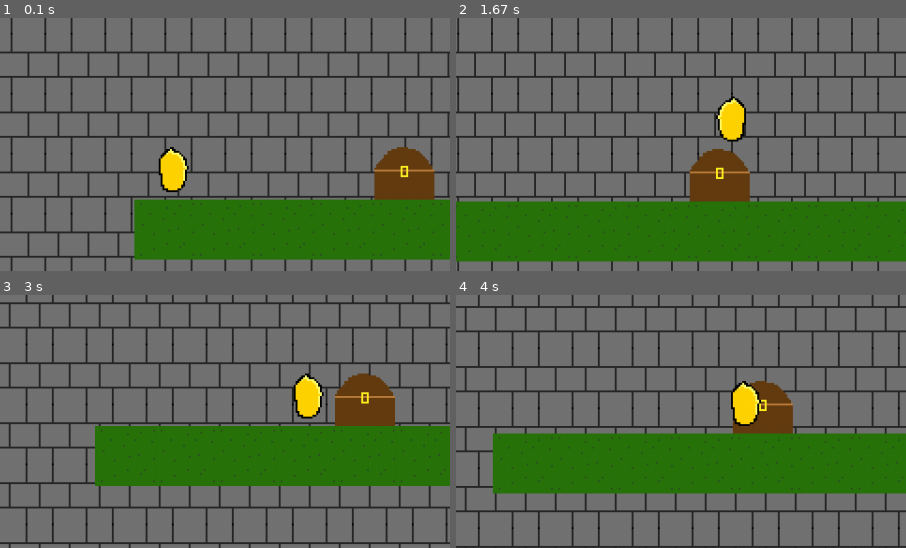
Above: before the commit, frames 1-4 (two rows, left to right).
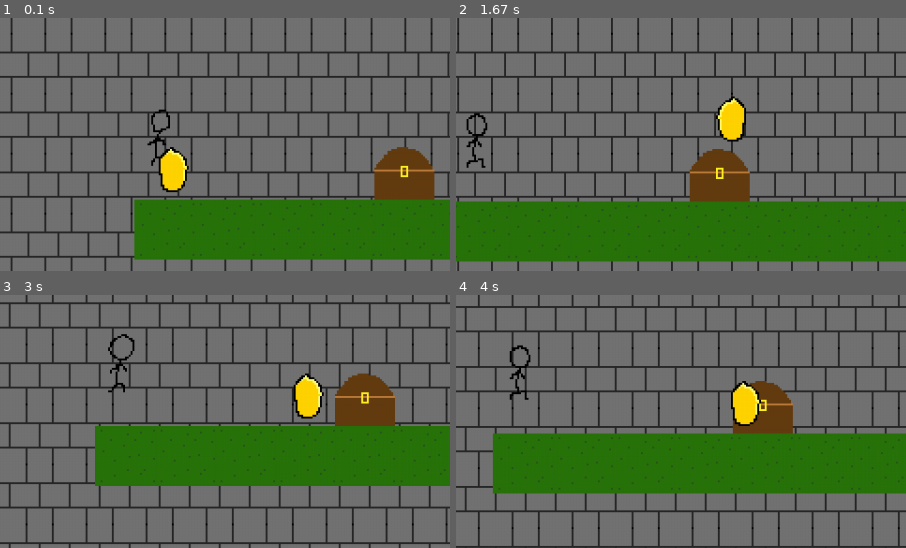
Above: after the commit, the same moments.

Repository: Firedan1176/Pygame-Platformer
Game: pygame game, started from game.py
The game is run twice, just before and just after one commit, with the same random seed, the same clock (stepped at 60 frames per second) and the same inputs.
Inputs:
- Up to frame 1 (0.1 s): no input
- Up to frame 2 (1.67 s): hold Right 0.33-0.8 s; hold Right 0.83-1.3 s; tap Space at 0.9, 1.2, 1.4 s; hold Left from 1.33 s (still down)
- Up to frame 3 (3 s): tap Space at 1.7, 1.97, 2.27, 2.4, 2.7 s; release Left at 1.87 s; hold Left 1.9-2.3 s; hold Right 2.33-2.97 s
- Up to frame 4 (4 s): tap E at 3, 3.98 s; hold Left 3.33-3.8 s; tap Space at 3.4, 3.7, 3.9 s; hold Right from 3.83 s (still down)
The pictures show only the part of the screen within x 21-71%, y 24-74%; the shares and areas given below are measured in that part.

The runs differ from the first frame. In frame 1, 0.3% of the frame differs, in the area x 32-38%, y 35-59%; in frame 2, 0.3%, in the area x 2-8%, y 37-60%; in frame 3, 0.3%; in frame 4, 0.3%.

Commit message:
Added sprite animations

Diff:
--- a/game.py
+++ b/game.py
@@ -25,7 +25,6 @@
 
 clock = pygame.time.Clock()
 
-
 #####Debug stuff here
 
 scene = loading.load("test_map02")
@@ -33,11 +32,17 @@
 chest = objects.getObjectsOfType(Chest)[0]
 chest._items = [Item("Potion"), Item("Potion"), Item("Book")]
 
+animTile = GameObject(z = 10, position = Vector2(0, 50))
+animTile.sprite = sprite2.loadSpriteAnimation("player_idle")
+animTile.play("player_idle")
 
 
 #####
 camera = Camera(15)
 camera.setTarget(player.getPlayer())
+
+fps_delay = 120 #Show fps every 2 seconds
+fps_delta = 0
 
 while True:
     inputcontrol.evaluate(pygame.event.get())
@@ -48,3 +53,10 @@
     display.blit(scaled_display, (0, 0))
     pygame.display.update()
     clock.tick(60)
+
+    #Show FPS
+    if fps_delta >= fps_delay:
+        fps_delta = 0
+        print("%0.2f" % clock.get_fps() + " FPS")
+
+    fps_delta += 1
--- a/graphics.py
+++ b/graphics.py
@@ -35,7 +35,7 @@
                 new_pos -= Vector2(self.position.x, -self.position.y) * obj.z
 
 
-                display.blit(obj.getSprite(), new_pos)
+                display.blit(obj.updateSprite(), new_pos)
 
     """Set the target of the camera to follow a GameObject"""
     def setTarget(self, obj):
--- a/objects.py
+++ b/objects.py
@@ -2,7 +2,7 @@
 from pygame.math import Vector2
 import utils
 import physics
-import sprites
+import sprite2
 import ui
 
 scene_gameobjects = []
@@ -20,6 +20,12 @@
         self.sprite = None
         self.color = None
 
+        self.isPlaying = False      #Is the sprite animation playing?
+        self.looping = True         #Is the sprite animation looping?
+        self.currentSprite = 0      #Current sprite to display
+        self.spriteSpeed = 0.2      #Playback rate of sprite animations
+        self.spriteUpdateDelta = 0  #Frame counter for skipping animation updates
+
         insertObject(self)
 
     def __str__(self):
@@ -49,8 +55,35 @@
         elif type(dx) == int and type(dy) == int:
             self.position += Vector2(dx,dy)
 
-    def getSprite(self):
+    """Updates the sprite on this GameObject and returns it."""
+    def updateSprite(self):
+        if self.isPlaying:
+            if self.currentSprite == len(self.sprite) - 1 and self.spriteUpdateDelta >= 1 / self.spriteSpeed:
+                if self.looping:
+                    self.currentSprite = 0
+                    self.spriteUpdateDelta = 0
+            elif self.spriteUpdateDelta >= 1 / self.spriteSpeed:
+                self.currentSprite += 1
+                self.spriteUpdateDelta = 0
+            else:
+                self.spriteUpdateDelta += 1
+            return self.sprite[self.currentSprite]
+        #Not a sprite list, just a single sprite
         return self.sprite
+
+    def play(self, animName):
+        animName = animName + "_anim"
+        if animName in sprite2.loadedSprites:
+            self.sprite = sprite2.loadedSprites[animName]
+        else:
+            raise Exception('Animation \'' + animName + '\' is not loaded yet but tried to play it')
+
+        self.isPlaying = True
+
+    def stop(self):
+        self.isPlaying = False
+
+
 
 """
 Object which has physics interactions
--- a/sprite2.py
+++ b/sprite2.py
@@ -10,7 +10,7 @@
         return loadedSprites[filename]
 
     try:
-        _surf = pygame.image.load(filename).convert_alpha()
+        _surf = pygame.image.load(filename + ".png").convert_alpha()
         if mode == "tile" and scale:
             trueSize = (int(scale[0]) // _surf.get_width(), int(scale[1]) // _surf.get_height())
             print(scale, trueSize)
@@ -65,3 +65,32 @@
             new_name = filename + ("_" + str(mode) if mode else "") + ("_" + str(scale) if scale else "")
             loadedSprites[new_name] = _surf
         return _surf
+
+"""
+Loads a series of sprites from a file into a List. Sprites should be left -> right.
+cellSize:    Size of each sprite to load from file.
+count:       Total sprites to load. Will discard any after this number.
+"""
+def loadSpriteAnimation(filename, cellSize = (32, 32), count = 0):
+    if filename in loadedSprites:
+        return loadedSprites[filename]
+    try:
+        _surf = pygame.image.load(filename + ".png").convert_alpha()
+
+        _list = []
+        for row in range(_surf.get_height() // cellSize[1]):
+            for col in range(_surf.get_width() // cellSize[0]):
+                x = pygame.Surface(cellSize, flags = pygame.SRCALPHA)
+                x.blit(_surf, (0, 0), area = pygame.Rect((col * cellSize[0], row * cellSize[1]), cellSize))
+                _list.append(x)
+
+        if count > 0:
+            for x in range(len(_list) - count):
+                _list.pop()
+
+    except Exception as e:
+        raise IOError('There was an error loading sprite animation \'' + filename + '\':\n' + str(e))
+    else:
+        new_name = filename + "_anim"
+        loadedSprites[new_name] = _list
+        return _list
--- a/ui.py
+++ b/ui.py
@@ -89,7 +89,7 @@
 
 class ModalWindow(Panel):
 
-    GENERIC = "art/ui/modal_generic.png"
+    GENERIC = "art/ui/modal_generic"
 
 
     def __init__(self, parent = None, pos = (0, 0), size = (96, 96), windowType = GENERIC):
Not shown, changed: database.dat
Binary file added: player_idle.png
